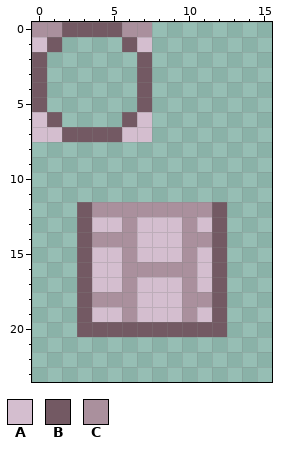
File history of a pixel-art sprite, branches/Grafics_Under_Development/madtulip/materials/racial/floran/madtulip_floran_detail.png. Above: the version before the commit.
The file is 16x24 pixels.
Palette (. is transparent): A #d4becf  B #735963  C #aa909d
The result:
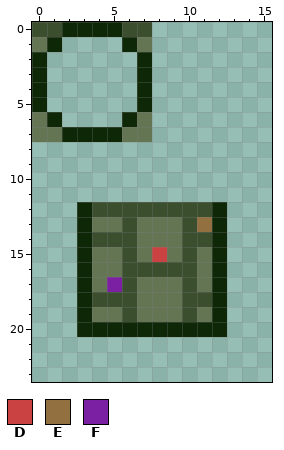
Colours new in this view: D #cb4242  E #927040  F #7c20a3
The edit:
@@ palette @@
-A #d4becf
+A #637552
-B #735963
+B #0d2707
-C #aa909d
+C #3b4f2f
@@ x 3..13 @@
 12 BCCCCCCCCB.
-13 BAACAAACAB.
+13 BAACAAACEB.
 14 BCCCAAACCB.
-15 BAACAAACAB.
+15 BAACADACAB.
 16 BAACCCCCAB.
-17 BAACAAACAB.
+17 BAFCAAACAB.
 18 BCCCAAACCB.
Pixel boxes of the changes (left, top, right, bottom) in both pictures:
changed: (32, 22, 152, 142)
changed: (77, 202, 227, 337)
